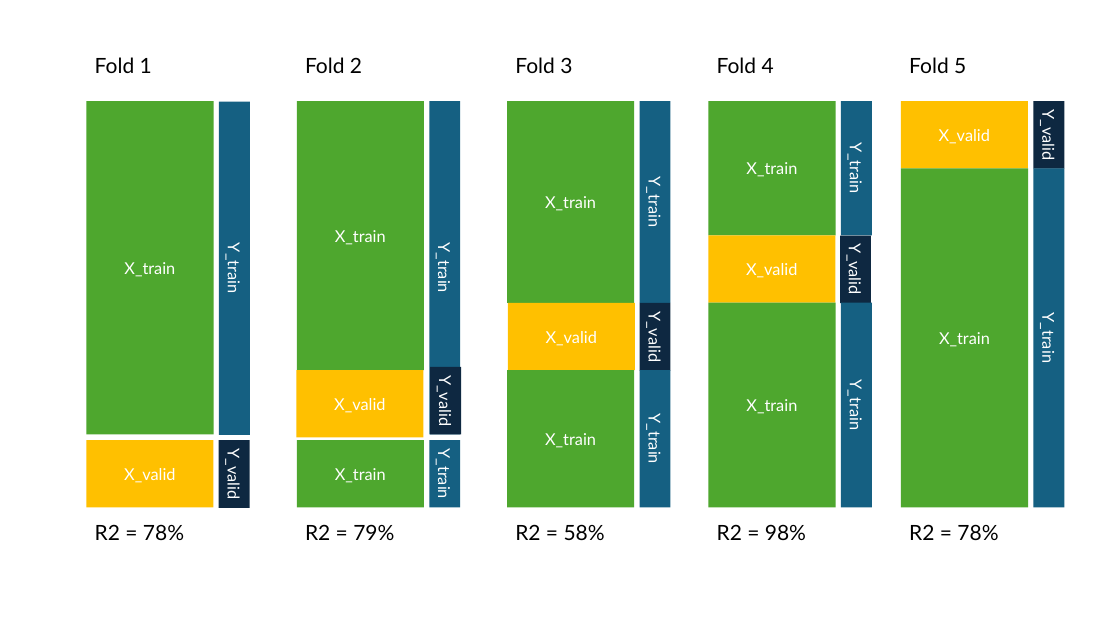
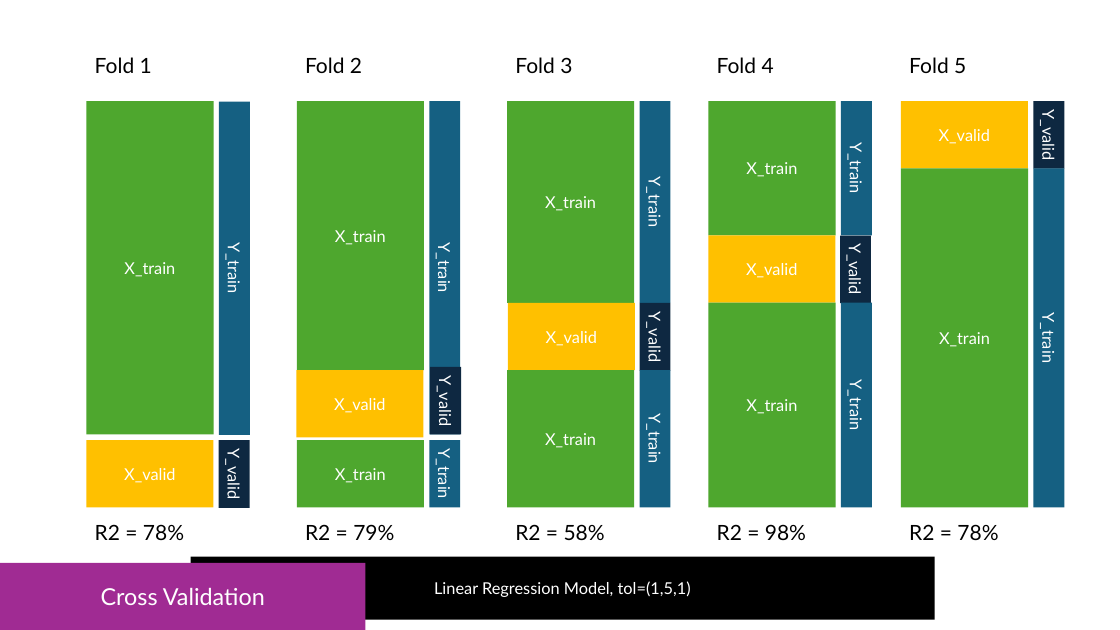
Before and after one commit to aitechinstitute/int-ai-ds-25-08-course-materials-all-int-ai-ds-25-08-template, a slide deck: slide 15 of week_7/slides/amir_sketching_train_test_split.pptx (slide 14 before the commit). Drawn at 1120x630 pixels with LibreOffice and Linux fonts; fonts in the diff are those of the drawing. Boxes give left, top, right and bottom in pixels: in the first picture for what was removed or moved away, otherwise in the second. Text is boxed around its words. In the diff, an @@ line names an element or a change of style, - is before the commit and + after.

```diff
--- a/week_7/slides/amir_sketching_train_test_split.pptx
+++ b/week_7/slides/amir_sketching_train_test_split.pptx
@@ rectangle added at (x1=0, y1=563, x2=365, y2=630), fill #A02B93, 20 pt, text #FFFFFF @@
+Cross Validation
@@ rectangle added at (x1=191, y1=557, x2=935, y2=620), fill #000000, 14 pt, text #FFFFFF @@
+Linear Regression Model, tol=(1,5,1)
```
Also in this commit, not shown: 12 other slides changed, 8 slides added, 1 slide removed.
